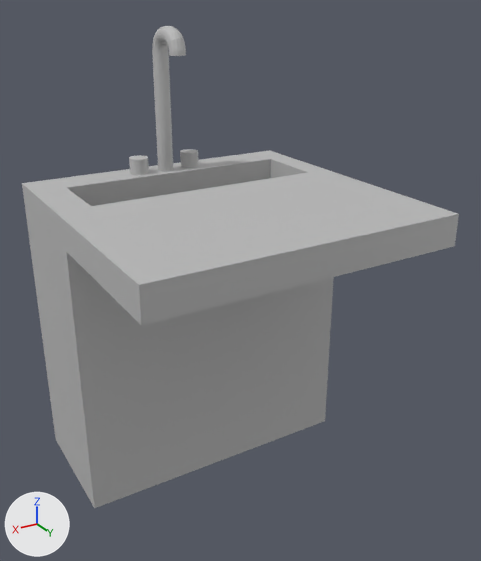
A saved change to the FBX model Denture Quest/Assets/Art/Models/Bench/Sink_02.fbx.
Camera for both pictures: a 50 mm lens placed at (0.35, 0.0, 2.46), pointed at (-1.22, -2.6, 1.15). Lighting does not change. The marker at lower left points along +X, +Y and +Z. Where no turn or scale is listed for an object, it has been applied to the vertices.

The scene before the commit, as lines of its bpy script (objects in view):
```python
me_mesh = bpy.data.meshes.new('Mesh')
me_mesh.from_pydata(...)  # 367 vertices, 357 faces; spans x -0.75..0.75, y -0.75..0.75, z -1.16..1.16
me_mesh.materials.append(mat_lambert2)  # grey #bcbcbc
# before: 261 (-0.75, -0.07, -1.16) at pixel (325, 421), 264 (-0.75, -0.07, 0.27), 265 (0.75, -0.07, -1.16) at pixel (94, 508), 267 (0.75, -0.07, 0.27) at pixel (66, 251), 275 (-0.63, -0.19, -0.08)
# before: 276 (-0.63, -0.19, 0.42) at pixel (308, 172), 278 (0.58, -0.19, -0.08), 279 (0.58, -0.19, 0.42) at pixel (91, 206)
ob_sink_02 = bpy.data.objects.new('Sink_02', me_mesh)
ob_sink_02.location = (-1.154, -2.646, 1.157)
```
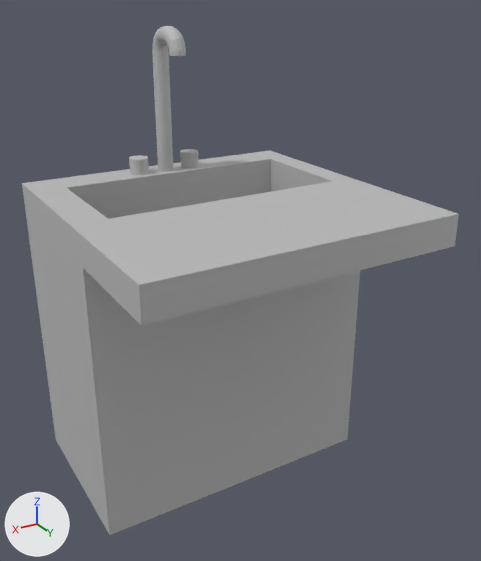
The newer file is also turned or shifted as a whole; pictures and numbers use the older file's frame.

Location of each change, [x1, y1, x2, y2] in pixels of the pictures (481 x 561 px; the box of a moved part takes in the faces that stretch with it):
'Sink_02', reshaped
    before: [22, 26, 459, 508]
    after: [22, 26, 459, 535]
part 1 of me_mesh, moved or reshaped
    before: [64, 170, 334, 508]
    after: [64, 170, 360, 535]

The change in detail:
me_mesh has 367 vertices, 357 faces and spans x -0.75..0.75, y -0.75..0.75, z -1.16..1.16.
me_mesh is used by ob_sink_02; location (-1.154, -2.646, 1.157).
Part 1, on me_mesh:
Vertices 275, 276, 278, 279 of me_mesh move by (0.0, 0.21, 0.0).
Vertices 261, 264, 265, 267 of me_mesh move by (0.0, 0.22, 0.0).
